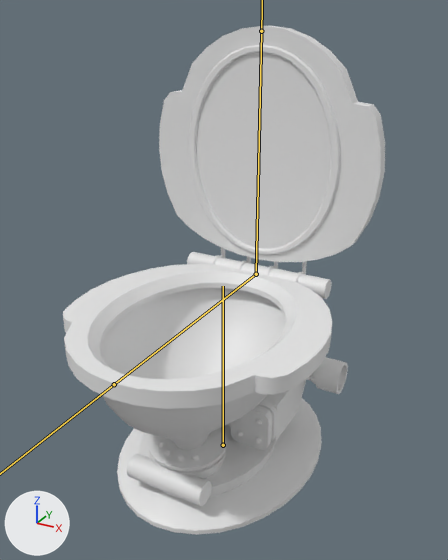
What one commit did to the FBX model Blender/submarine/toilet/toilet.fbx.
Both versions are drawn from a camera (50 mm lens) standing at (0.785, -1.423, 1.294) and looking at (0.032, -0.054, 0.61). The axes (+X, +Y, +Z) are drawn at lower left. The lights are the same throughout. The bones that bend it are drawn over the model as lines.

The first picture shows 'zachod.002'.
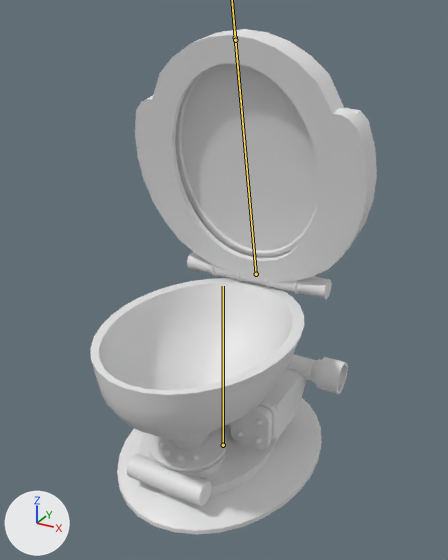
The newer file adds an action. The first version stands in its rest pose; the second is drawn at frame 31 of the action '0-2'.

Changed parts and their boxes [x1, y1, x2, y2] in the pictures (448 x 560 px):
'zachod.002', posed (11% narrower)
    before: [63, 25, 385, 535]
    after: [90, 29, 377, 535]
bone 'Seat', root to tip
    before: (256, 274) to (114, 384)
    after: (256, 274) to (235, 37)
bone 'Upper_cover', root to tip
    before: (256, 274) to (261, 31)
    after: (256, 274) to (235, 40)

What the commit changed:
Bone 'Seat' (bone_seat) turns from (0, 0, 0) to (-78, 0, 0) degrees about its own x, y and z.
Bone 'Upper_cover' (bone_upper_cover) turns from (0, 0, 0) to (12, 0, 0) degrees about its own x, y and z.
